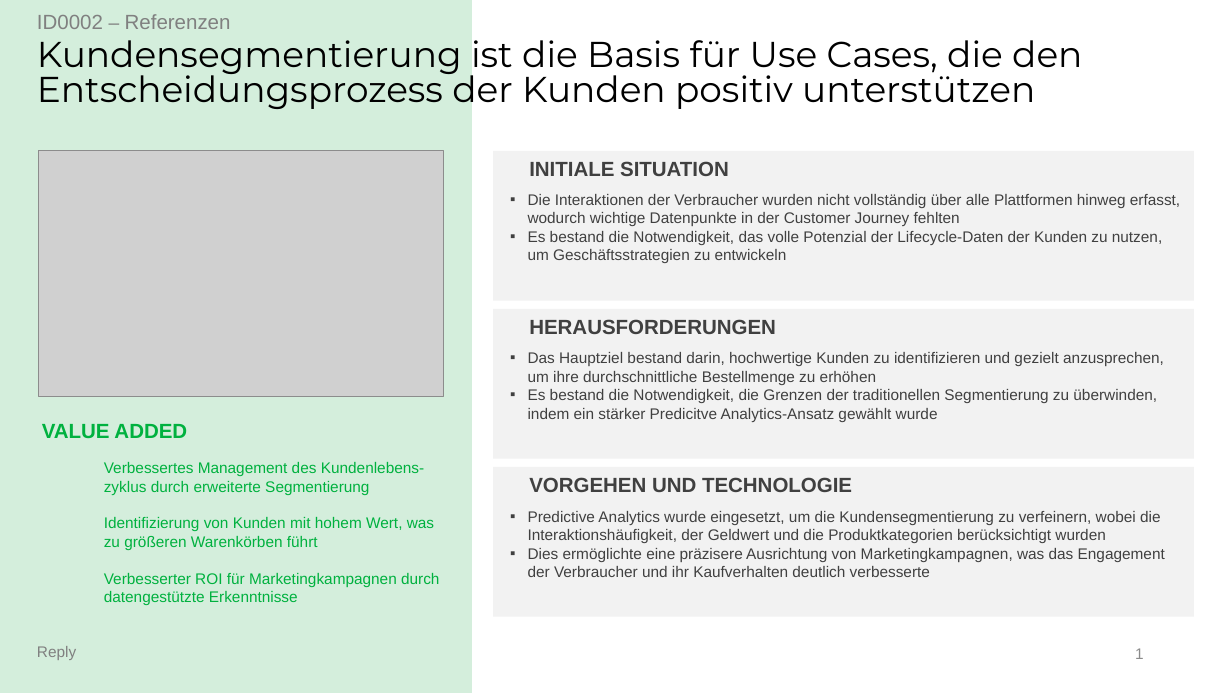
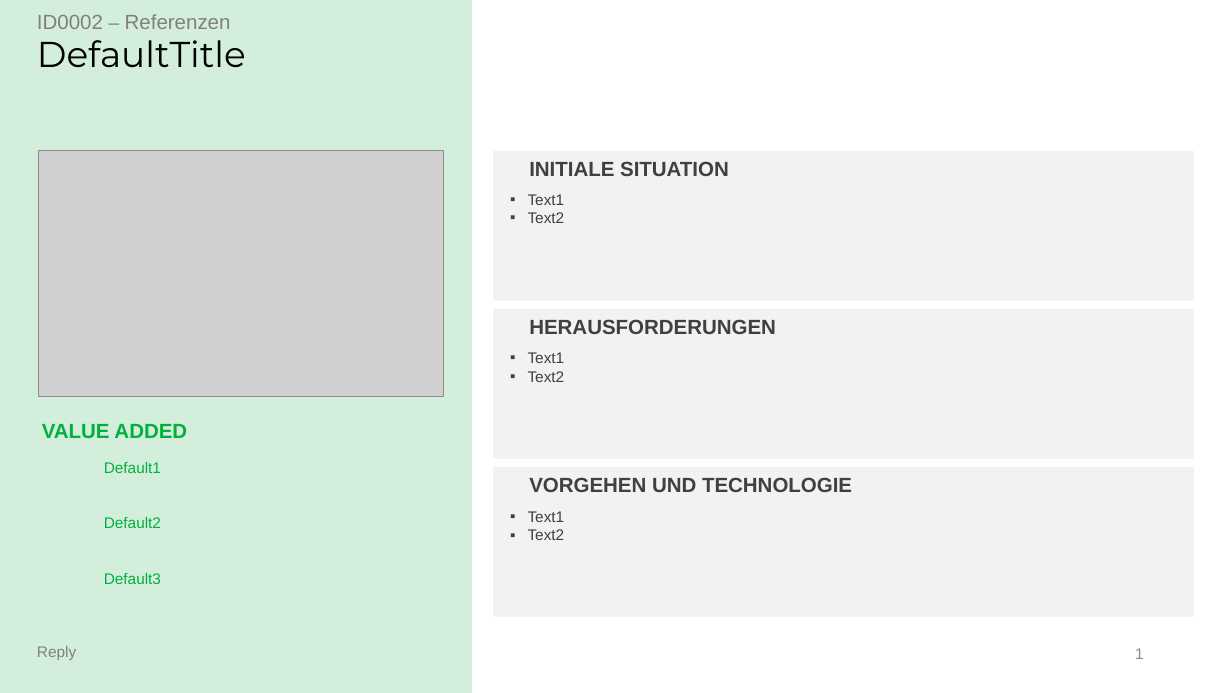
Before and after one commit to kocakkaan/skillshub-backend, a slide deck: slide 1 of src/main/resources/templates/projectreferences/project_template_de.pptx. Drawn at 1232x693 pixels with LibreOffice and Linux fonts; fonts in the diff are those of the drawing; grey boxes stand for pictures; background and template pictures are left out. Boxes give left, top, right and bottom in pixels: in the first picture for what was removed or moved away, otherwise in the second. Text is boxed around its words. In the diff, an @@ line names an element or a change of style, - is before the commit and + after.

```diff
--- a/src/main/resources/templates/projectreferences/project_template_de.pptx
+++ b/src/main/resources/templates/projectreferences/project_template_de.pptx
@@ title at [37,40,246,68]: text changed @@
-Kundensegmentierung ist die Basis für Use Cases, die den Entscheidungsprozess der Kunden positiv unterstützen
+DefaultTitle
@@ text at [528,194,565,223]: text changed @@
-▪ Die Interaktionen der Verbraucher wurden nicht vollständig über alle Plattformen hinweg erfasst, wodurch wichtige Datenpunkte in der Customer Journey fehlten
-▪ Es bestand die Notwendigkeit, das volle Potenzial der Lifecycle-Daten der Kunden zu nutzen, um Geschäftsstrategien zu entwickeln
+▪ Text1
+▪ Text2
@@ text at [528,352,565,382]: text changed @@
-▪ Das Hauptziel bestand darin, hochwertige Kunden zu identifizieren und gezielt anzusprechen, um ihre durchschnittliche Bestellmenge zu erhöhen
-▪ Es bestand die Notwendigkeit, die Grenzen der traditionellen Segmentierung zu überwinden, indem ein stärker Predicitve Analytics-Ansatz gewählt wurde
+▪ Text1
+▪ Text2
@@ text at [104,462,161,473]: text changed @@
-Verbessertes Management des Kundenlebens-zyklus durch erweiterte Segmentierung
+Default1
@@ text at [104,517,161,528]: text changed @@
-Identifizierung von Kunden mit hohem Wert, was zu größeren Warenkörben führt
+Default2
@@ text at [528,511,565,540]: text changed @@
-▪ Predictive Analytics wurde eingesetzt, um die Kundensegmentierung zu verfeinern, wobei die Interaktionshäufigkeit, der Geldwert und die Produktkategorien berücksichtigt wurden
-▪ Dies ermöglichte eine präzisere Ausrichtung von Marketingkampagnen, was das Engagement der Verbraucher und ihr Kaufverhalten deutlich verbesserte
+▪ Text1
+▪ Text2
@@ text at [104,573,161,584]: text changed @@
-Verbesserter ROI für Marketingkampagnen durch datengestützte Erkenntnisse
+Default3
```
Also in this commit, not shown: 2 other files.
